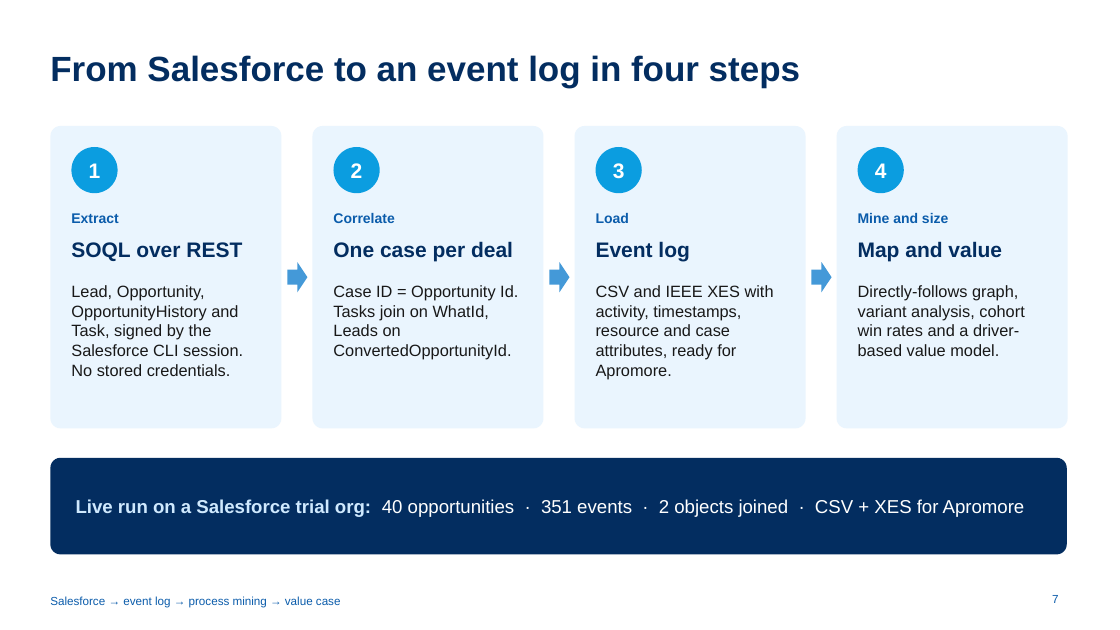
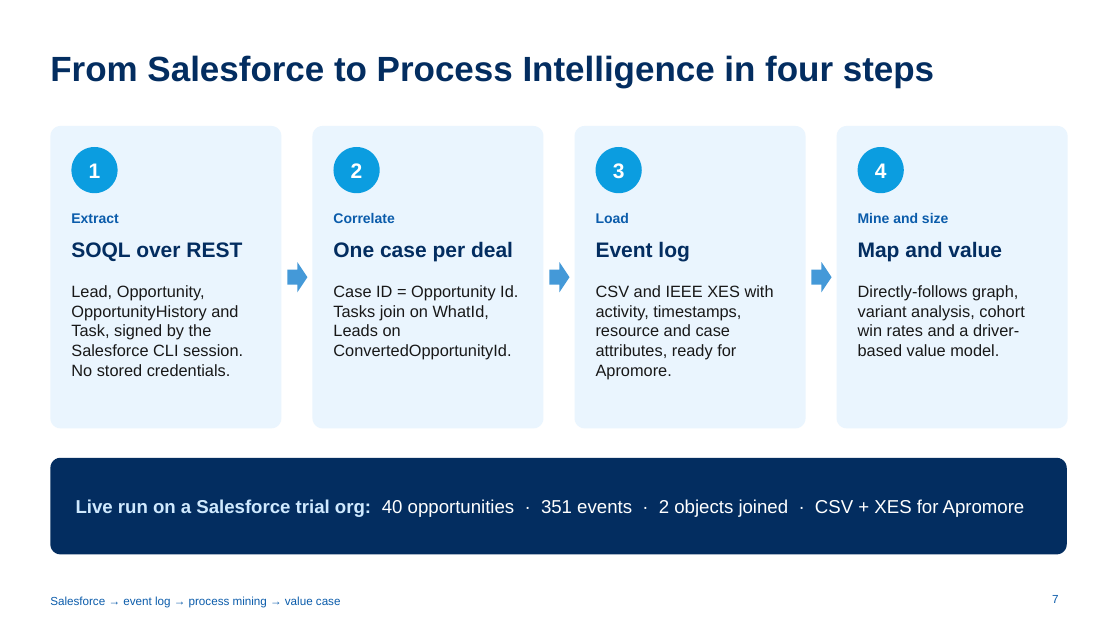
Before and after one commit to ch-lukas/salesforce-process-intelligence, a slide deck: slide 7 of deck/salesforce-process-intelligence.pptx. Drawn at 1120x630 pixels with LibreOffice and Linux fonts; fonts in the diff are those of the drawing. Boxes give left, top, right and bottom in pixels: in the first picture for what was removed or moved away, otherwise in the second. Text is boxed around its words. In the diff, an @@ line names an element or a change of style, - is before the commit and + after.

```diff
--- a/deck/salesforce-process-intelligence.pptx
+++ b/deck/salesforce-process-intelligence.pptx
@@ title at (50, 55, 934, 88): text changed @@
-From Salesforce to an event log in four steps
+From Salesforce to Process Intelligence in four steps
```
Also in this commit, not shown: 2 other files.
